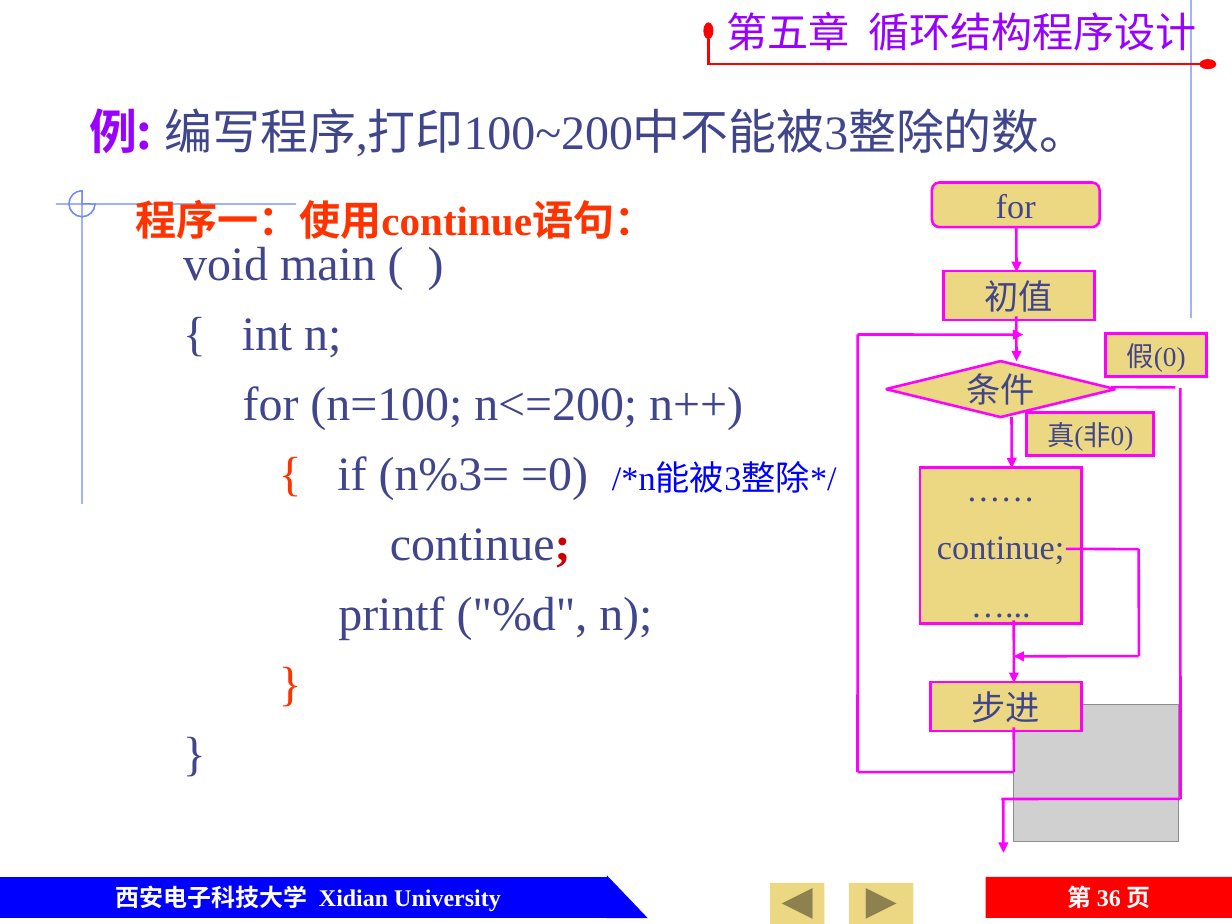
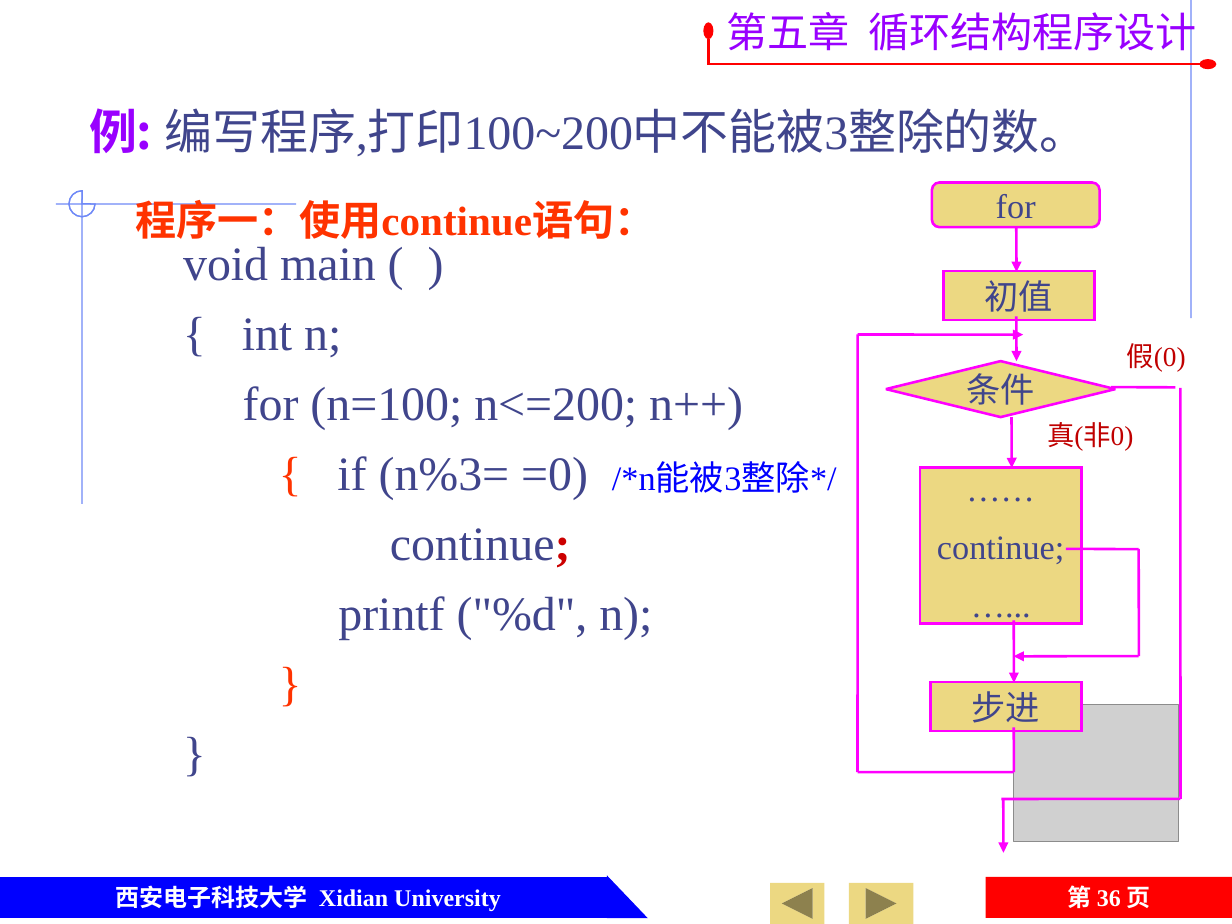
Before and after one commit to jtrfid/C-Repositories, a slide deck: slide 36 of 2016/C语言/课件/第5章 循环结构程序设计.pptx. Drawn at 1232x924 pixels with LibreOffice and Linux fonts; fonts in the diff are those of the drawing; grey boxes stand for pictures; background and template pictures are left out. Boxes give left, top, right and bottom in pixels: in the first picture for what was removed or moved away, otherwise in the second. Text is boxed around its words. In the diff, an @@ line names an element or a change of style, - is before the commit and + after.

```diff
--- a/2016/C语言/课件/第5章 循环结构程序设计.pptx
+++ b/2016/C语言/课件/第5章 循环结构程序设计.pptx
@@ text "假(0)": place and size @@
-text "假(0)" at [1105,334,1206,377]
+text "假(0)" at [1127,343,1186,372]
@@ text "假(0)" at [1127,343,1186,372]: text colour #40458C to #C00000; fill #ECD882 to none; outline #FF00FF 1.5 pt to none @@
@@ text "真(非0)": place and size @@
-text "真(非0)" at [1026,413,1153,456]
+text "真(非0)" at [1047,422,1133,451]
@@ text "真(非0)" at [1047,422,1133,451]: text colour #40458C to #C00000; fill #ECD882 to none; outline #FF00FF 1.5 pt to none @@
```
Also in this commit, not shown: 8 other slides changed.
